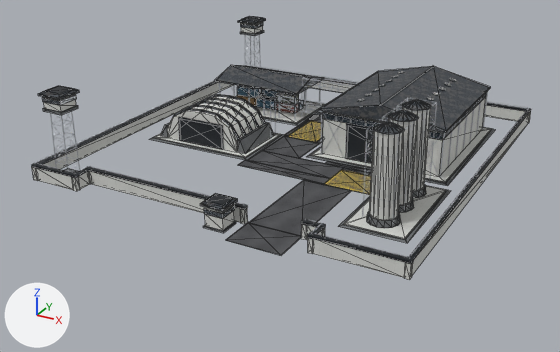
Two versions of the glTF model Models/logistics_camp_lvl3.glb, one commit apart.
Both versions are drawn from a camera (50 mm lens) standing at (82.9, -163.5, 72.6) and looking at (-2.5, -8.2, -5.1). The lights are fixed; the arrows at lower left show +X, +Y and +Z. The older version comes first. Mesh edges are drawn as thin lines on the coarser meshes. Vertices at exactly the same position are counted once.

The first picture shows 'LOG_L3_Asphalt', 'LOG_L3_ConcDark', 'LOG_L3_ConcLight', 'LOG_L3_DoorCorr', 'LOG_L3_HatchZone', 'LOG_L3_RoofCorr', 'LOG_L3_SteelDark', 'LOG_L3_SteelTruss', 'LOG_L3_WindowDark' and 5 more.
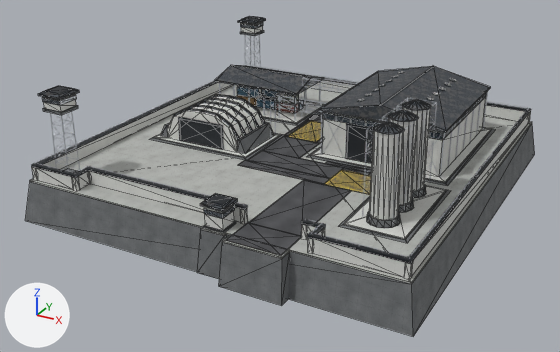
Location of each change, (x1, y1, x2, y2) in pixels of the pictures (560 x 352 px):
'LOG_L3_ConcDark', reshaped (13% wider, 43% taller)
    before: (43, 30, 495, 243)
    after: (25, 30, 535, 336)
'LOG_L3_ConcMid', added
    after: (30, 85, 532, 284)
part 1 of me_log_l3_concdark_007, added
    after: (25, 124, 535, 336)
part 2 of me_log_l3_concdark_007, added
    after: (198, 230, 290, 306)

The change in detail:
Picture 'tex_no_concrete_mid' (img_tex_no_concrete_mid) is new.
Material 'Mat_NO_Concrete_Mid' (mat_mat_no_concrete_mid) is new.
Its texture is img_tex_no_concrete_mid.
Its roughness is 0.88.
me_log_l3_concdark_007 is used by ob_log_l3_concdark; location (0.0, 0.0, 0.0).
Verts and faces of me_log_l3_concdark_007; kept vertices keep their numbers, new ones are numbered from 172.
me_log_l3_concdark_007 had 172 vertices, 288 faces and spanned x -42.7..40.4, y -48.5..44.7, z 0.0..17.0.
me_log_l3_concdark_007 now has 196 vertices, 324 faces and spans x -47.8..47.8, y -52.5..49.8, z -10.0..17.0.
Part 1, on me_log_l3_concdark_007:
New vertex 172 is at (-47.8, -49.8, -10.0), pixel (25, 220).
New vertex 173 is at (47.8, -49.8, -10.0), pixel (413, 336).
New vertex 174 is at (47.8, 49.8, -10.0), pixel (534, 154).
New vertex 175 is at (-47.8, 49.8, -10.0).
New vertex 176 is at (-46.2, -48.2, -0.3), pixel (29, 181).
New vertex 177 is at (46.2, -48.2, -0.3), pixel (411, 284).
New vertex 178 is at (46.2, 48.2, -0.3), pixel (532, 122).
New vertex 179 is at (-46.2, 48.2, -0.3).
New faces: (172, 175, 174), (176, 177, 179), (172, 173, 177), (172, 177, 176), (173, 174, 178), (173, 178, 177).
New faces: (174, 175, 179), (174, 179, 178), (172, 176, 175), (175, 176, 179), (172, 174, 173), (177, 178, 179).
Part 2, on me_log_l3_concdark_007:
16 vertices are added at x 1.0..22.2, y -52.5..-48.2, z -9.9..-0.3.
24 new faces join them.
Mesh me_log_l3_concmid_001 is new.
It consists of a box spanning x -46.2..46.2, y -48.2..48.2, z -0.4..0.0; a box spanning x 1.6..7.2, y -48.9..-48.2, z -0.4..0.0; a box spanning x 8.4..21.6, y -51.4..-48.2, z -0.4..0.0.
It uses material mat_mat_no_concrete_mid (picture img_tex_no_concrete_mid).
Object 'LOG_L3_ConcMid' (ob_log_l3_concmid) is new; it shows me_log_l3_concmid_001.
Its location is (0.0, 0.0, 0.0).
